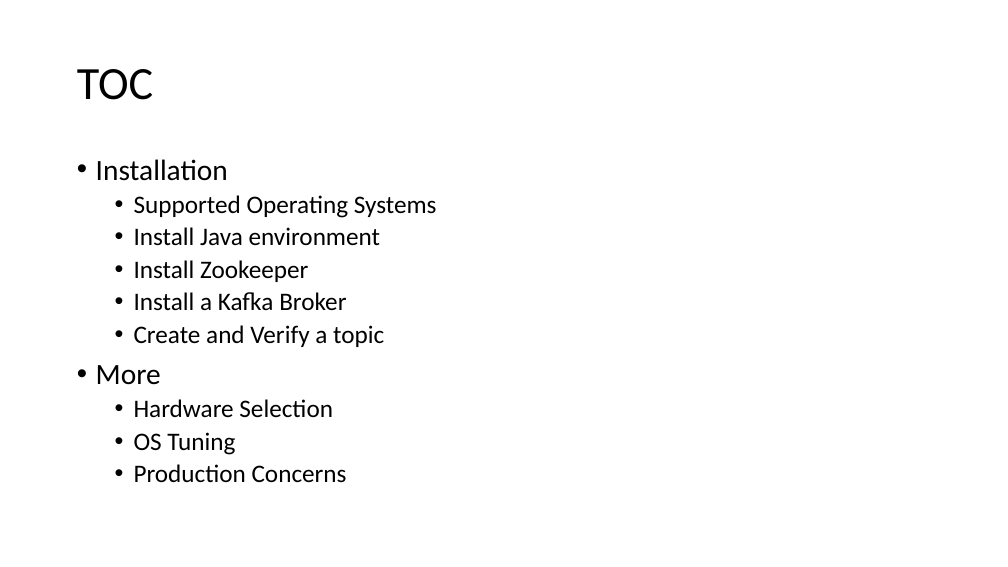
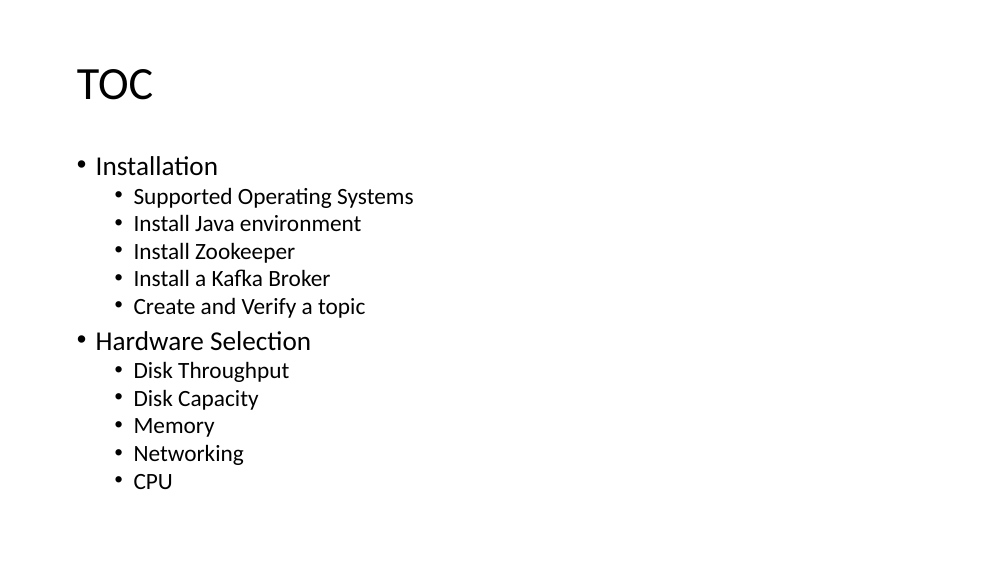
Before and after one commit to nobody-hub/friday-learn, a slide deck: slide 2 of docs/kafka/Kafka_The_Definitive_Guide/Chapter_2_Installing_Kafka.pptx. Drawn at 1008x567 pixels with LibreOffice and Linux fonts; fonts in the diff are those of the drawing. Boxes give left, top, right and bottom in pixels: in the first picture for what was removed or moved away, otherwise in the second. Text is boxed around its words. In the diff, an @@ line names an element or a change of style, - is before the commit and + after.

```diff
--- a/docs/kafka/Kafka_The_Definitive_Guide/Chapter_2_Installing_Kafka.pptx
+++ b/docs/kafka/Kafka_The_Definitive_Guide/Chapter_2_Installing_Kafka.pptx
@@ text at box(96, 156, 413, 351): size 28 to 25.9 pt in "Installation"; size 24 to 22.2 pt in "Supported Operating Systems", "Install Java environment", "Install Zookeeper", "Install a Kafka Broker" and 1 more places; size 24 to 25.9 pt in "Hardware Selection"; line spacing 0.9 to 0.8; list level 2 to 1 in "Hardware Selection" @@
@@ text at box(96, 365, 161, 385): paragraph removed @@
-• More
@@ text at box(134, 361, 289, 489): text changed; size 24 to 22.2 pt @@
-  • OS Tuning
-  • Production Concerns
+  • Disk Throughput
+  • Disk Capacity
+  • Memory
+  • Networking
+  • CPU
```
Also in this commit, not shown: 1 other slide changed, 5 slides added, 2 slides removed.
